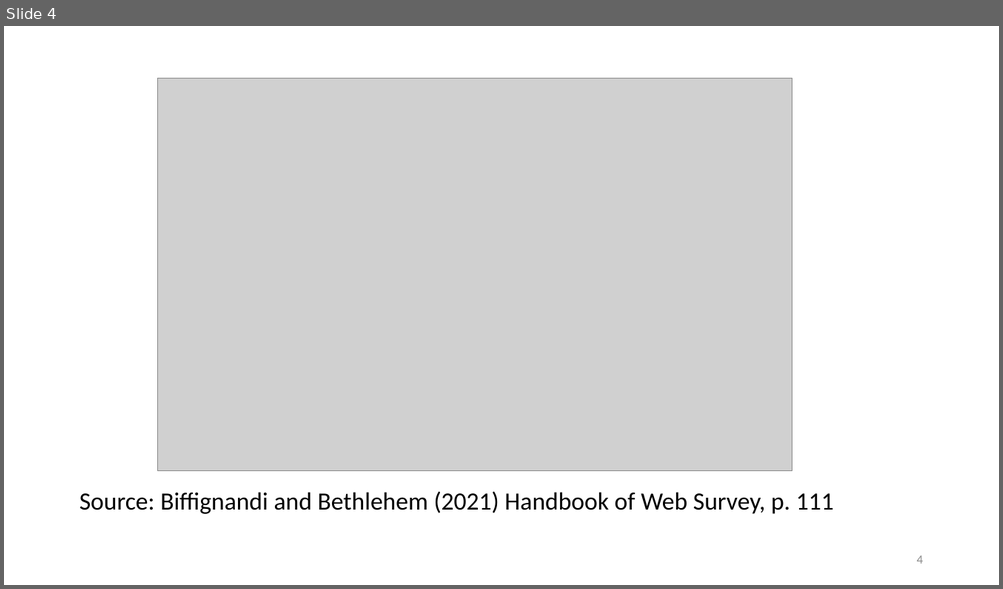
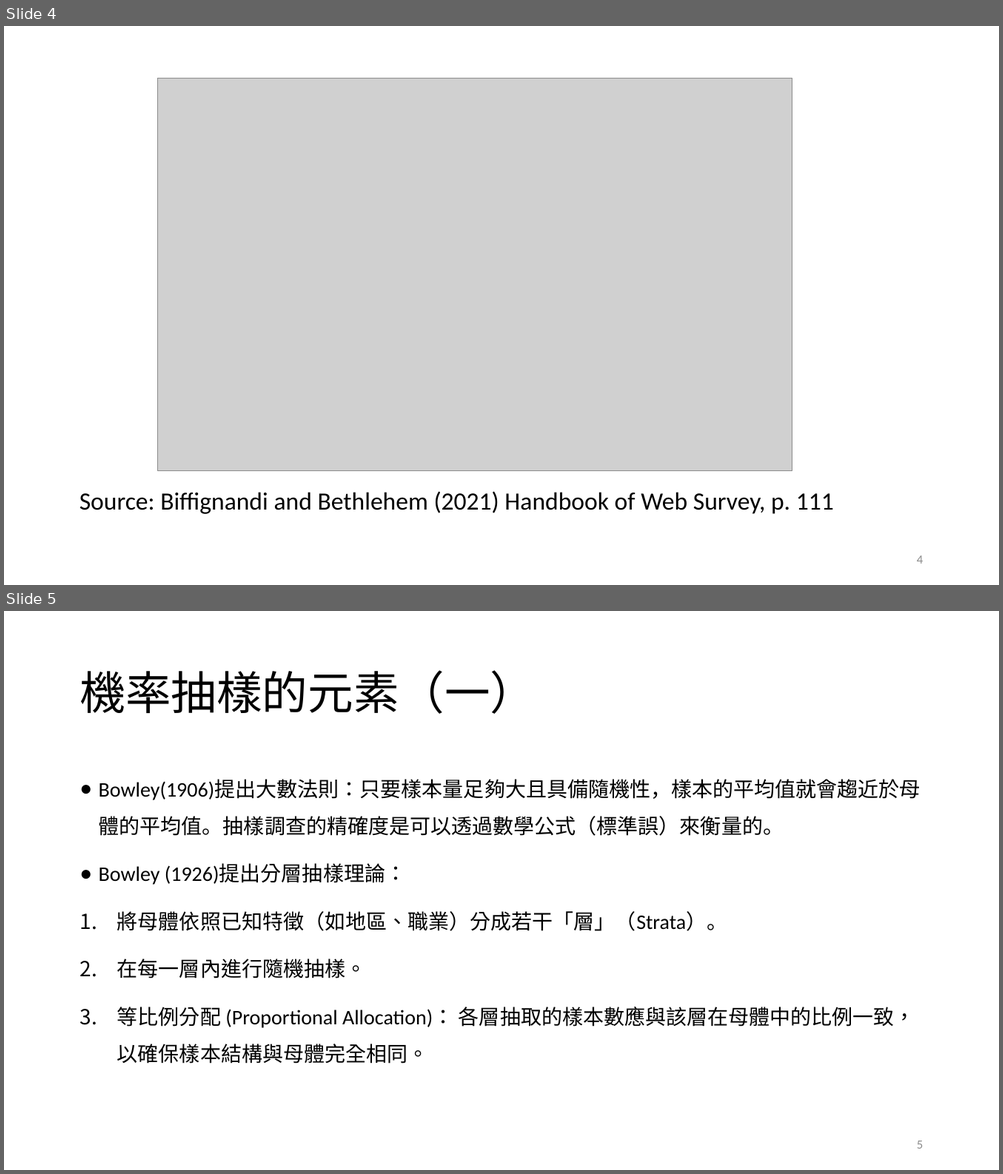
Before and after one commit to TsaiChiahung/PublicOpinion2026, a slide deck: 投影片/民意與調查Week5.pptx. Shown one above the other, each under a label of ours: slide 4 before the commit, slides 4 and 5 after it. The pictures are 1003x589 and 1003x1174 pixels, drawn with LibreOffice and Linux fonts; fonts in the diff are those of the drawing; grey boxes stand for pictures. Boxes give left, top, right and bottom in pixels: in the first picture for what was removed or moved away, otherwise in the second. Text is boxed around its words. In the diff, an @@ line names an element or a change of style, - is before the commit and + after.

```diff
--- a/投影片/民意與調查Week5.pptx
+++ b/投影片/民意與調查Week5.pptx
@@ slide 5 added at bbox=[4, 611, 999, 1170], background #FFFFFF @@
@@ title added at bbox=[79, 670, 535, 714], 44 pt, text #000000 @@
+機率抽樣的元素（一）
@@ text added at bbox=[99, 779, 920, 1064], 20 pt, text #000000 @@
+● Bowley(1906)提出大數法則：只要樣本量足夠大且具備隨機性，樣本的平均值就會趨近於母體的平均值。抽樣調查的精確度是可以透過數學公式（標準誤）來衡量的。
+● Bowley (1926)提出分層抽樣理論：
+1. 將母體依照已知特徵（如地區、職業）分成若干「層」（Strata）。
+2. 在每一層內進行隨機抽樣。
+3. 等比例分配 (Proportional Allocation)： 各層抽取的樣本數應與該層在母體中的比例一致，以確保樣本結構與母體完全相同。
@@ page number added at bbox=[916, 1141, 922, 1149], 12 pt, text #8C8C8C @@
+5
```
Also in this commit, not shown: 2 slides changed, 5 other slides added.
